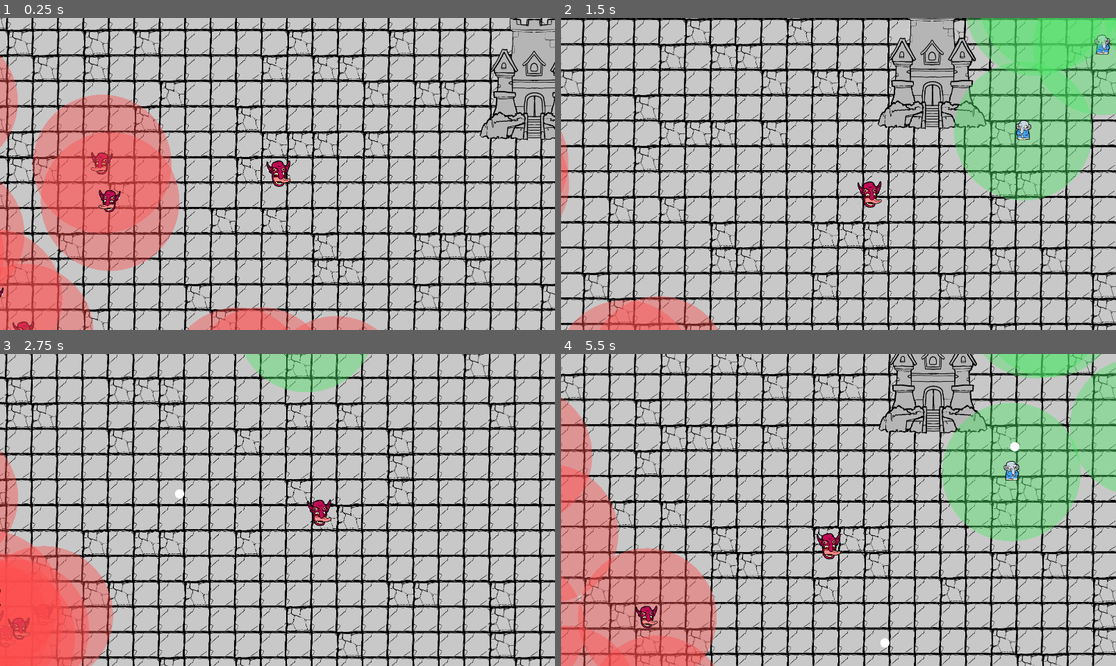
Above: before the commit, frames 1-4 (two rows, left to right).
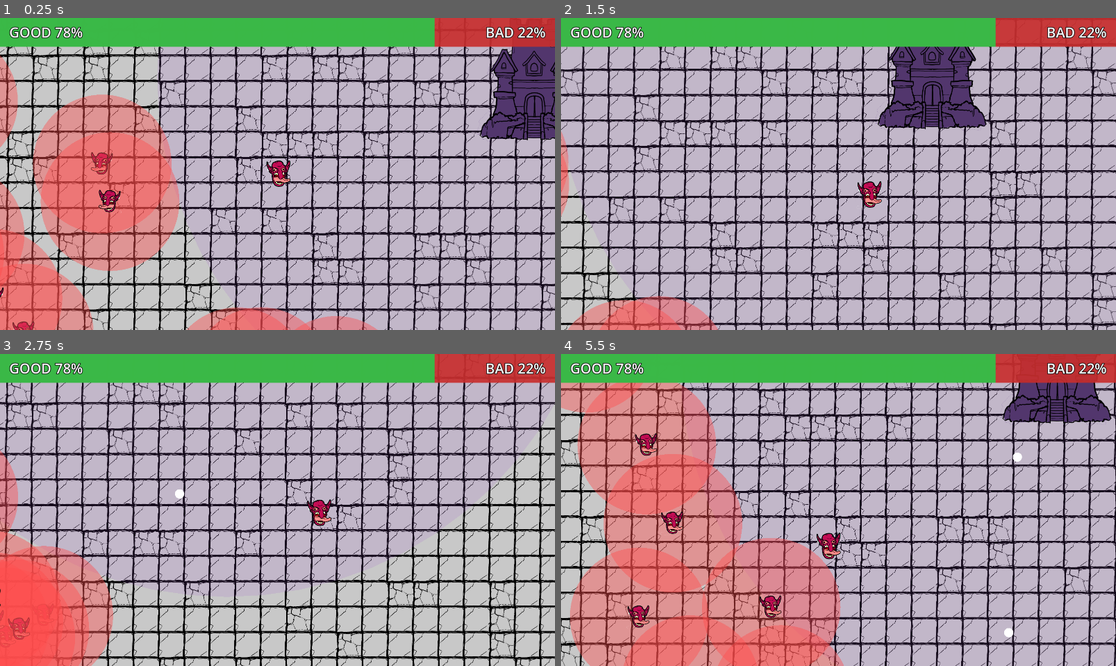
Above: after the commit, the same moments.

Repository: dadolyner/mini-jam-212-control
Game: Godot game, scene res://src/main.tscn
The game is run twice, just before and just after one commit, with the same random seed, the same clock (stepped at 60 frames per second) and the same inputs.
Inputs:
- Up to frame 1 (0.25 s): no input
- Up to frame 2 (1.5 s): hold D (right) 0.53-1.28 s; tap E (corrupt) at 0.6, 1.35 s; hold S (down) from 1.28 s (still down)
- Up to frame 3 (2.75 s): release S (down) at 2.03 s; hold D (right) from 2.03 s (still down); tap Space (summon) at 2.1 s; tap E (corrupt) at 2.3 s
- Up to frame 4 (5.5 s): release D (right) at 2.78 s; hold W (up) 2.78-3.53 s; tap E (corrupt) at 2.85, 3.6, 4.55, 5.1 s; hold A (left) 3.53-5.03 s; tap Space (summon) at 4.35 s; hold S (down) from 5.03 s (still down)

The runs differ from the first frame. In frame 1, 19% of the frame differs, in the area x 0-100%, y 0-100%; in frame 2, 31%; in frame 3, 16%; in frame 4, 71%.

Commit message:
HUD + castle abilities

Diff:
--- a/src/ancient_demon/demon.gd
+++ b/src/ancient_demon/demon.gd
@@ -17,7 +17,7 @@
 var corrupting: bool = false
 var lines: Array[Line2D] = []
 var corruption_polygon: PackedVector2Array
-var corruption_drain_rate: float = 10.0
+var corruption_drain_rate: float = 11.0
 var corruption_timer: float = 0.0
 @export var corruption_duration: float = 5.0
 
--- a/src/ancient_demon/demon.tscn
+++ b/src/ancient_demon/demon.tscn
@@ -184,9 +184,6 @@
 [node name="Demon" type="CharacterBody2D" unique_id=1610083175 node_paths=PackedStringArray("animated_sprite", "player_sprite", "corruption_area")]
 scale = Vector2(2, 2)
 script = ExtResource("1_egqfa")
-player_speed = null
-player_acceleration = null
-player_friction = null
 animated_sprite = NodePath("AnimatedSprite2D")
 player_sprite = NodePath("Sprite2D")
 corruption_area = NodePath("CorruptionArea")
--- a/src/autoload/game_manager.gd
+++ b/src/autoload/game_manager.gd
@@ -1,11 +1,66 @@
 extends Node
 
+signal balance_changed(good_ratio: float, bad_ratio: float)
 
-# Called when the node enters the scene tree for the first time.
-func _ready() -> void:
-	pass # Replace with function body.
+const TEAM_GOOD := 0
+const TEAM_BAD := 1
+
+const CASTLE_WEIGHT := 5   # 1 grad = 5 minionov
+
+var good_npcs := 0
+var bad_npcs := 0
+var good_castles := 0
+var bad_castles := 0
 
 
-# Called every frame. 'delta' is the elapsed time since the previous frame.
-func _process(delta: float) -> void:
-	pass
+func register_npc(team: int) -> void:
+	if team == TEAM_GOOD:
+		good_npcs += 1
+	else:
+		bad_npcs += 1
+	_emit()
+
+
+func unregister_npc(team: int) -> void:
+	if team == TEAM_GOOD:
+		good_npcs = max(good_npcs - 1, 0)
+	else:
+		bad_npcs = max(bad_npcs - 1, 0)
+	_emit()
+
+
+func register_castle(team: int) -> void:
+	if team == TEAM_GOOD:
+		good_castles += 1
+	else:
+		bad_castles += 1
+	_emit()
+
+
+func castle_changed_team(old_team: int, new_team: int) -> void:
+	if old_team == TEAM_GOOD:
+		good_castles = max(good_castles - 1, 0)
+	else:
+		bad_castles = max(bad_castles - 1, 0)
+	if new_team == TEAM_GOOD:
+		good_castles += 1
+	else:
+		bad_castles += 1
+	_emit()
+
+
+func _good_score() -> int:
+	return good_npcs + good_castles * CASTLE_WEIGHT
+
+
+func _bad_score() -> int:
+	return bad_npcs + bad_castles * CASTLE_WEIGHT
+
+
+func _emit() -> void:
+	var total := _good_score() + _bad_score()
+	if total <= 0:
+		balance_changed.emit(0.5, 0.5)
+		return
+	var good_ratio := float(_good_score()) / float(total)
+	balance_changed.emit(good_ratio, 1.0 - good_ratio)
--- a/src/background.gd
+++ b/src/background.gd
@@ -41,7 +41,7 @@
 	# Floor tiles — 85 % main stone, 15 % cracked variant
 	var x := _MAP_L + _FLOOR_STEP * 0.5
 	while x < _MAP_R + _FLOOR_STEP:
-		var y := _MAP_T + _FLOOR_STEP * 0.5
+		var y  := _MAP_T + _FLOOR_STEP * 0.5
 		while y < _MAP_B + _FLOOR_STEP:
 			var src := _TILE_FLOOR if rng.randf() > 0.15 else _TILE_SMALL
 			var w   := src.size.x * _TILE_SCALE
--- /dev/null
+++ b/src/castle/castle.gd
@@ -0,0 +1,169 @@
+class_name Castle
+extends Node2D
+
+enum Team { GOOD, BAD }
+
+const GoodNPC = preload("res://src/goodNPC/goodNPC.tscn")
+const BadNPC = preload("res://src/badNPC/badNPC.tscn")
+
+const CORRUPT_TINT := Color(0.45, 0.3, 0.6)
+
+@export var team: Team = Team.GOOD
+@export var max_health := 1000.0
+@export var aura_radius := 650.0
+@export var corrupt_rate := 40.0
+@export var regen_rate := 30.0
+@export var decay_rate := 20.0
+@export var turret_drain := 8.0
+@export var heal_rate := 12.0
+@export var spawn_interval := 30.0
+
+@onready var _sprite: Sprite2D = $Sprite2D
+@onready var _health_bar: ProgressBar = $HealthBar
+@onready var _health_label: Label = $HealthLabel
+@onready var _detection_shape: CollisionShape2D = $DetectionArea/CollisionShape2D
+
+var health: float
+var _npcs: Array[Npc] = []    #za trackanje kolk je NPCjev okol
+var _spawn_timer := 0.0
+
+
+func _ready() -> void:
+	var shape := _detection_shape.shape as CircleShape2D
+	if shape:
+		shape.radius = aura_radius
+
+	health = max_health
+	_health_bar.max_value = max_health
+	_update_health_display()
+
+	GameManager.register_castle(team)
+
+	$DetectionArea.body_entered.connect(_on_body_entered)
+	$DetectionArea.body_exited.connect(_on_body_exited)
+
+	_spawn_timer = spawn_interval
+	_refresh_visuals()
+	queue_redraw()
+
+
+func _draw() -> void:
+	var color := Color(0.3, 0.9, 0.4, 0.12) if team == Team.GOOD else Color(0.6, 0.3, 0.8, 0.14)
+	draw_circle(Vector2.ZERO, aura_radius, color)
+
+
+func _physics_process(delta: float) -> void:
+	_prune_npcs()
+
+	var good := _count_team(Team.GOOD)
+	var bad := _count_team(Team.BAD)
+
+	if team == Team.GOOD:
+		var net_enemy := bad - good
+		if net_enemy > 0:
+			health -= corrupt_rate * net_enemy * delta
+		else:
+			health = min(health + regen_rate * delta, max_health)
+		if health <= 0.0:
+			_flip_to(Team.BAD)
+	else:
+		var net_purifier := good - bad
+		if net_purifier > 0:
+			health -= corrupt_rate * net_purifier * delta
+		elif bad > 0:
+			health = min(health + regen_rate * delta, max_health)
+		else:
+			health -= decay_rate * delta
+		if health <= 0.0:
+			_flip_to(Team.GOOD)
+
+	_update_health_display()
+
+	_run_turret(delta)
+	_run_aura(delta)
+	_tick_spawn(delta)
+
+
+func _flip_to(new_team: Team) -> void:
+	var old_team := team
+	team = new_team
+	health = max_health
+	GameManager.castle_changed_team(old_team, new_team)
+	_refresh_visuals()
+	queue_redraw()
+
+
+func _update_health_display() -> void:
+	_health_bar.value = health
+	_health_label.text = "%d / %d" % [round(health), round(max_health)]
+
+
+func _refresh_visuals() -> void:
+	_sprite.modulate = CORRUPT_TINT if team == Team.BAD else Color.WHITE
+	var fill := _health_bar.get_theme_stylebox("fill") as StyleBoxFlat
+	if fill:
+		fill.bg_color = Color(0.6, 0.25, 0.8) if team == Team.BAD else Color(0.2, 0.8, 0.25)
+
+func _run_turret(delta: float) -> void:
+	var enemy_team := Team.BAD if team == Team.GOOD else Team.GOOD
+	var target := _nearest_of_team(enemy_team)
+	if target:
+		target.take_drain(turret_drain * delta)
+
+
+func _run_aura(delta: float) -> void:
+	var amount := heal_rate * delta
+	for n in _npcs:
+		if is_instance_valid(n) and n.team == team:
+			n.heal(amount)
+
+
+func _tick_spawn(delta: float) -> void:
+	_spawn_timer -= delta
+	if _spawn_timer > 0.0:
+		return
+	_spawn_timer = spawn_interval
+
+	var scene: PackedScene = GoodNPC if team == Team.GOOD else BadNPC
+	var npc = scene.instantiate()
+	var angle := randf() * TAU
+	npc.position = global_position + Vector2(cos(angle), sin(angle)) * 120.0
+	get_parent().add_child(npc)
+
+func _on_body_entered(body: Node) -> void:
+	var npc := body as Npc
+	if npc and not _npcs.has(npc):
+		_npcs.append(npc)
+
+
+func _on_body_exited(body: Node) -> void:
+	var npc := body as Npc
+	if npc:
+		_npcs.erase(npc)
+
+
+func _prune_npcs() -> void:
+	for i in range(_npcs.size() - 1, -1, -1):
+		if not is_instance_valid(_npcs[i]):
+			_npcs.remove_at(i)
+
+
+func _count_team(t: int) -> int:
+	var count := 0
+	for n in _npcs:
+		if is_instance_valid(n) and n.team == t:
+			count += 1
+	return count
+
+
+func _nearest_of_team(t: int) -> Npc:
+	var best: Npc = null
+	var best_dist := INF
+	for n in _npcs:
+		if not is_instance_valid(n) or n.team != t:
+			continue
+		var d := global_position.distance_squared_to(n.global_position)
+		if d < best_dist:
+			best_dist = d
+			best = n
+	return best
--- /dev/null
+++ b/src/castle/castle.tscn
@@ -0,0 +1,60 @@
+[gd_scene format=3 uid="uid://dr668wvrpenb5"]
+
+[ext_resource type="Script" uid="uid://d11pw3xb26n3n" path="res://src/castle/castle.gd" id="1_castle"]
+[ext_resource type="Texture2D" uid="uid://raegpp2k2bw6" path="res://assets/sprites/castle.png" id="2_castle"]
+
+[sub_resource type="CircleShape2D" id="ShapeAura"]
+radius = 650.0
+
+[sub_resource type="RectangleShape2D" id="ShapeCastle"]
+size = Vector2(150, 160)
+
+[sub_resource type="StyleBoxFlat" id="StyleBoxFlat_bg"]
+bg_color = Color(0.1, 0.1, 0.1, 0.7)
+
+[sub_resource type="StyleBoxFlat" id="StyleBoxFlat_fill"]
+resource_local_to_scene = true
+bg_color = Color(0.2, 0.8, 0.25, 1)
+
+[node name="Castle" type="Node2D" unique_id=243327021]
+script = ExtResource("1_castle")
+heal_rate = 1.0
+
+[node name="DetectionArea" type="Area2D" parent="." unique_id=550819664]
+
+[node name="CollisionShape2D" type="CollisionShape2D" parent="DetectionArea" unique_id=1304937648]
+shape = SubResource("ShapeAura")
+
+[node name="Sprite2D" type="Sprite2D" parent="." unique_id=1356414848]
+scale = Vector2(0.25, 0.25)
+texture = ExtResource("2_castle")
+
+[node name="Body" type="StaticBody2D" parent="." unique_id=1297728317]
+
+[node name="CollisionShape2D" type="CollisionShape2D" parent="Body" unique_id=1489368111]
+position = Vector2(0, 20)
+shape = SubResource("ShapeCastle")
+
+[node name="HealthLabel" type="Label" parent="." unique_id=936405714]
+offset_left = -120.0
+offset_top = -184.0
+offset_right = 120.0
+offset_bottom = -154.0
+theme_override_colors/font_color = Color(1, 1, 1, 1)
+theme_override_colors/font_outline_color = Color(0, 0, 0, 1)
+theme_override_constants/outline_size = 6
+theme_override_font_sizes/font_size = 24
+text = "1000 / 1000"
+horizontal_alignment = 1
+vertical_alignment = 1
+
+[node name="HealthBar" type="ProgressBar" parent="." unique_id=936405713]
+offset_left = -90.0
+offset_top = -150.0
+offset_right = 90.0
+offset_bottom = -130.0
+theme_override_styles/background = SubResource("StyleBoxFlat_bg")
+theme_override_styles/fill = SubResource("StyleBoxFlat_fill")
+max_value = 1000.0
+value = 1000.0
+show_percentage = false
--- a/src/goodNPC/good_npc.gd
+++ b/src/goodNPC/good_npc.gd
@@ -26,6 +26,7 @@
 func _ready() -> void:
 	motion_mode = MOTION_MODE_FLOATING
 	add_to_group("npc")
+	GameManager.register_npc(team)
 
 	health = max_health
 	_health_bar.max_value = max_health
@@ -37,6 +38,10 @@
 
 	_pick_next_state()
 	queue_redraw()
+
+
+func _exit_tree() -> void:
+	GameManager.unregister_npc(team)
 
 
 func _draw() -> void:
@@ -108,6 +113,14 @@
 		_convert()
 
 
+func heal(amount: float) -> void:
+	if _converting:
+		return
+	health = min(health + amount, max_health)
+	_health_bar.value = health
+	_health_bar.visible = health < max_health
+
+
 func _convert() -> void:
 	if _converting or converts_to_path == "":
 		return
--- a/src/main.tscn
+++ b/src/main.tscn
@@ -1,17 +1,15 @@
 [gd_scene format=3 uid="uid://daxg1lxosgdyo"]
 
 [ext_resource type="Script" uid="uid://rd54mb8xwesb" path="res://src/main.gd" id="1_5q4o7"]
-[ext_resource type="Texture2D" uid="uid://raegpp2k2bw6" path="res://assets/sprites/castle.png" id="2_gh0ne"]
+[ext_resource type="PackedScene" uid="uid://dr668wvrpenb5" path="res://src/castle/castle.tscn" id="2_castle"]
 [ext_resource type="PackedScene" uid="uid://dcacbpk0wusy4" path="res://src/ancient_demon/demon.tscn" id="4_3cfgd"]
+[ext_resource type="PackedScene" uid="uid://dhudscene0001" path="res://src/ui/hud.tscn" id="5_hud"]
 
 [sub_resource type="RectangleShape2D" id="ShapeTopBot"]
 size = Vector2(7200, 80)
 
 [sub_resource type="RectangleShape2D" id="ShapeSides"]
 size = Vector2(80, 6200)
-
-[sub_resource type="RectangleShape2D" id="ShapeCastle"]
-size = Vector2(150, 160)
 
 [sub_resource type="RectangleShape2D" id="ShapeWallA"]
 size = Vector2(1000, 60)
@@ -64,122 +62,33 @@
 position = Vector2(4000, 500)
 shape = SubResource("ShapeSides")
 
-[node name="Castle_TL" type="Node2D" parent="." unique_id=111001000]
+[node name="Castle_TL" parent="." unique_id=358923771 instance=ExtResource("2_castle")]
 position = Vector2(-1800, -1600)
 
-[node name="Sprite2D" type="Sprite2D" parent="Castle_TL" unique_id=111001001]
-scale = Vector2(0.25, 0.25)
-texture = ExtResource("2_gh0ne")
-
-[node name="Body" type="StaticBody2D" parent="Castle_TL" unique_id=111001002]
-
-[node name="CollisionShape2D" type="CollisionShape2D" parent="Castle_TL/Body" unique_id=111001003]
-position = Vector2(0, 20)
-shape = SubResource("ShapeCastle")
-
-[node name="Castle_TC" type="Node2D" parent="." unique_id=111002000]
+[node name="Castle_TC" parent="." unique_id=523596160 instance=ExtResource("2_castle")]
 position = Vector2(500, -1900)
 
-[node name="Sprite2D" type="Sprite2D" parent="Castle_TC" unique_id=111002001]
-scale = Vector2(0.25, 0.25)
-texture = ExtResource("2_gh0ne")
-
-[node name="Body" type="StaticBody2D" parent="Castle_TC" unique_id=111002002]
-
-[node name="CollisionShape2D" type="CollisionShape2D" parent="Castle_TC/Body" unique_id=111002003]
-position = Vector2(0, 20)
-shape = SubResource("ShapeCastle")
-
-[node name="Castle_TR" type="Node2D" parent="." unique_id=111003000]
+[node name="Castle_TR" parent="." unique_id=1957806026 instance=ExtResource("2_castle")]
 position = Vector2(2800, -1400)
 
-[node name="Sprite2D" type="Sprite2D" parent="Castle_TR" unique_id=111003001]
-scale = Vector2(0.25, 0.25)
-texture = ExtResource("2_gh0ne")
-
-[node name="Body" type="StaticBody2D" parent="Castle_TR" unique_id=111003002]
-
-[node name="CollisionShape2D" type="CollisionShape2D" parent="Castle_TR/Body" unique_id=111003003]
-position = Vector2(0, 20)
-shape = SubResource("ShapeCastle")
-
-[node name="Castle_CL" type="Node2D" parent="." unique_id=111004000]
+[node name="Castle_CL" parent="." unique_id=1996247234 instance=ExtResource("2_castle")]
 position = Vector2(-500, 0)
 
-[node name="Sprite2D" type="Sprite2D" parent="Castle_CL" unique_id=111004001]
-scale = Vector2(0.25, 0.25)
-texture = ExtResource("2_gh0ne")
-
-[node name="Body" type="StaticBody2D" parent="Castle_CL" unique_id=111004002]
-
-[node name="CollisionShape2D" type="CollisionShape2D" parent="Castle_CL/Body" unique_id=111004003]
-position = Vector2(0, 20)
-shape = SubResource("ShapeCastle")
-
-[node name="Castle_L" type="Node2D" parent="." unique_id=111005000]
+[node name="Castle_L" parent="." unique_id=541421099 instance=ExtResource("2_castle")]
 position = Vector2(-2400, 500)
 
-[node name="Sprite2D" type="Sprite2D" parent="Castle_L" unique_id=111005001]
-scale = Vector2(0.25, 0.25)
-texture = ExtResource("2_gh0ne")
-
-[node name="Body" type="StaticBody2D" parent="Castle_L" unique_id=111005002]
-
-[node name="CollisionShape2D" type="CollisionShape2D" parent="Castle_L/Body" unique_id=111005003]
-position = Vector2(0, 20)
-shape = SubResource("ShapeCastle")
-
-[node name="Castle_R" type="Node2D" parent="." unique_id=111006000]
+[node name="Castle_R" parent="." unique_id=1859174385 instance=ExtResource("2_castle")]
 position = Vector2(3500, 400)
 
-[node name="Sprite2D" type="Sprite2D" parent="Castle_R" unique_id=111006001]
-scale = Vector2(0.25, 0.25)
-texture = ExtResource("2_gh0ne")
+[node name="Castle_BL" parent="." unique_id=1758628586 instance=ExtResource("2_castle")]
+position = Vector2(-1300, 2200)
+team = 1
 
-[node name="Body" type="StaticBody2D" parent="Castle_R" unique_id=111006002]
-
-[node name="CollisionShape2D" type="CollisionShape2D" parent="Castle_R/Body" unique_id=111006003]
-position = Vector2(0, 20)
-shape = SubResource("ShapeCastle")
-
-[node name="Castle_BL" type="Node2D" parent="." unique_id=111007000]
-position = Vector2(-1300, 2200)
-
-[node name="Sprite2D" type="Sprite2D" parent="Castle_BL" unique_id=111007001]
-scale = Vector2(0.25, 0.25)
-texture = ExtResource("2_gh0ne")
-
-[node name="Body" type="StaticBody2D" parent="Castle_BL" unique_id=111007002]
-
-[node name="CollisionShape2D" type="CollisionShape2D" parent="Castle_BL/Body" unique_id=111007003]
-position = Vector2(0, 20)
-shape = SubResource("ShapeCastle")
-
-[node name="Castle_BC" type="Node2D" parent="." unique_id=111008000]
+[node name="Castle_BC" parent="." unique_id=686442471 instance=ExtResource("2_castle")]
 position = Vector2(600, 2700)
 
-[node name="Sprite2D" type="Sprite2D" parent="Castle_BC" unique_id=111008001]
-scale = Vector2(0.25, 0.25)
-texture = ExtResource("2_gh0ne")
-
-[node name="Body" type="StaticBody2D" parent="Castle_BC" unique_id=111008002]
-
-[node name="CollisionShape2D" type="CollisionShape2D" parent="Castle_BC/Body" unique_id=111008003]
-position = Vector2(0, 20)
-shape = SubResource("ShapeCastle")
-
-[node name="Castle_BR" type="Node2D" parent="." unique_id=111009000]
+[node name="Castle_BR" parent="." unique_id=1158248625 instance=ExtResource("2_castle")]
 position = Vector2(3000, 2600)
-
-[node name="Sprite2D" type="Sprite2D" parent="Castle_BR" unique_id=111009001]
-scale = Vector2(0.25, 0.25)
-texture = ExtResource("2_gh0ne")
-
-[node name="Body" type="StaticBody2D" parent="Castle_BR" unique_id=111009002]
-
-[node name="CollisionShape2D" type="CollisionShape2D" parent="Castle_BR/Body" unique_id=111009003]
-position = Vector2(0, 20)
-shape = SubResource("ShapeCastle")
 
 [node name="WallA" type="StaticBody2D" parent="." unique_id=222001000]
 
@@ -231,9 +140,6 @@
 
 [node name="Demon" parent="." unique_id=1610083175 instance=ExtResource("4_3cfgd")]
 position = Vector2(-1742, 2368)
-player_speed = 400.0
-player_acceleration = 4000.0
-player_friction = 5000.0
 
 [node name="GoodGuySpawns" type="Node2D" parent="." unique_id=346122330]
 
@@ -250,7 +156,7 @@
 position = Vector2(2900, 1500)
 
 [node name="Marker2D5" type="Marker2D" parent="GoodGuySpawns" unique_id=552812488]
-position = Vector2(-1100, 2000)
+position = Vector2(-537, 1762)
 
 [node name="BadGuySpawns" type="Node2D" parent="." unique_id=1782042170]
 
@@ -259,3 +165,5 @@
 
 [node name="Marker2D2" type="Marker2D" parent="BadGuySpawns" unique_id=377620248]
 position = Vector2(-2267, 2404)
+
+[node name="Hud" parent="." unique_id=916277287 instance=ExtResource("5_hud")]
--- /dev/null
+++ b/src/ui/hud.gd
@@ -0,0 +1,18 @@
+extends CanvasLayer
+
+@onready var _bar: ProgressBar = $BalanceBar
+@onready var _good_label: Label = $BalanceBar/GoodLabel
+@onready var _bad_label: Label = $BalanceBar/BadLabel
+
+
+func _ready() -> void:
+	GameManager.balance_changed.connect(_on_balance_changed)
+	# Seed with the current balance in case counts already changed before we connected.
+	_on_balance_changed(0.5, 0.5)
+	GameManager._emit()
+
+
+func _on_balance_changed(good_ratio: float, bad_ratio: float) -> void:
+	_bar.value = good_ratio * 100.0
+	_good_label.text = "GOOD %d%%" % round(good_ratio * 100.0)
+	_bad_label.text = "BAD %d%%" % round(bad_ratio * 100.0)
--- /dev/null
+++ b/src/ui/hud.tscn
@@ -0,0 +1,52 @@
+[gd_scene format=3 uid="uid://dhudscene0001"]
+
+[ext_resource type="Script" uid="uid://chudscript001" path="res://src/ui/hud.gd" id="1_hud"]
+
+[sub_resource type="StyleBoxFlat" id="StyleBoxFlat_bg"]
+bg_color = Color(0.78, 0.18, 0.18, 0.92)
+
+[sub_resource type="StyleBoxFlat" id="StyleBoxFlat_fill"]
+bg_color = Color(0.2, 0.75, 0.28, 0.95)
+
+[node name="Hud" type="CanvasLayer" unique_id=843215730]
+script = ExtResource("1_hud")
+
+[node name="BalanceBar" type="ProgressBar" parent="." unique_id=706579637]
+anchors_preset = 10
+anchor_right = 1.0
+offset_bottom = 100.0
+grow_horizontal = 2
+theme_override_styles/background = SubResource("StyleBoxFlat_bg")
+theme_override_styles/fill = SubResource("StyleBoxFlat_fill")
+value = 50.0
+show_percentage = false
+
+[node name="GoodLabel" type="Label" parent="BalanceBar" unique_id=1743297913]
+layout_mode = 0
+anchor_bottom = 1.0
+offset_left = 32.0
+offset_right = 420.0
+grow_vertical = 2
+theme_override_colors/font_color = Color(1, 1, 1, 1)
+theme_override_colors/font_outline_color = Color(0, 0, 0, 1)
+theme_override_constants/outline_size = 8
+theme_override_font_sizes/font_size = 48
+text = "GOOD 50%"
+vertical_alignment = 1
+
+[node name="BadLabel" type="Label" parent="BalanceBar" unique_id=1367645452]
+layout_mode = 0
+anchor_left = 1.0
+anchor_right = 1.0
+anchor_bottom = 1.0
+offset_left = -420.0
+offset_right = -32.0
+grow_horizontal = 0
+grow_vertical = 2
+theme_override_colors/font_color = Color(1, 1, 1, 1)
+theme_override_colors/font_outline_color = Color(0, 0, 0, 1)
+theme_override_constants/outline_size = 8
+theme_override_font_sizes/font_size = 48
+text = "BAD 50%"
+horizontal_alignment = 2
+vertical_alignment = 1
Not shown, added: src/castle/castle.gd.uid
Not shown, added: src/ui/hud.gd.uid
